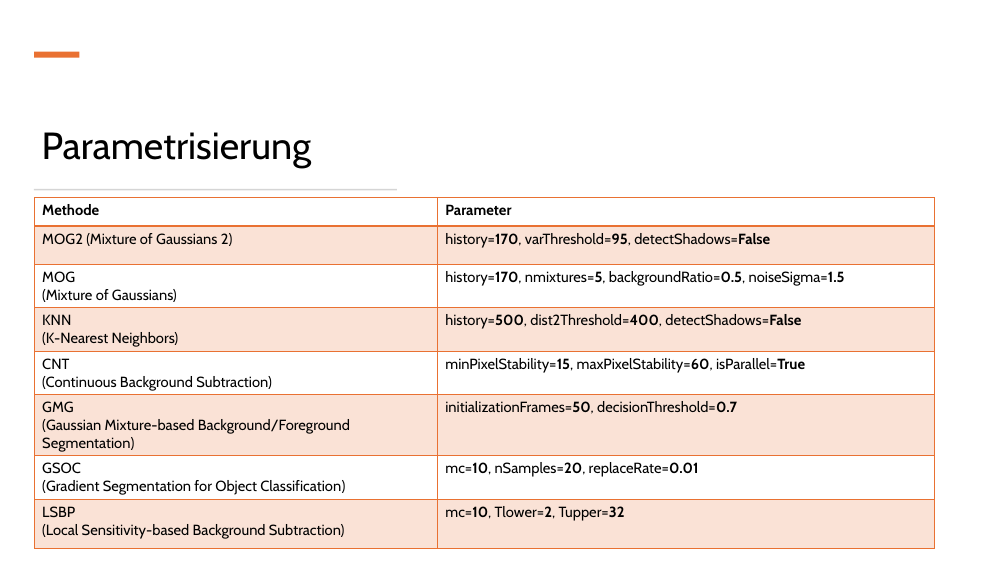
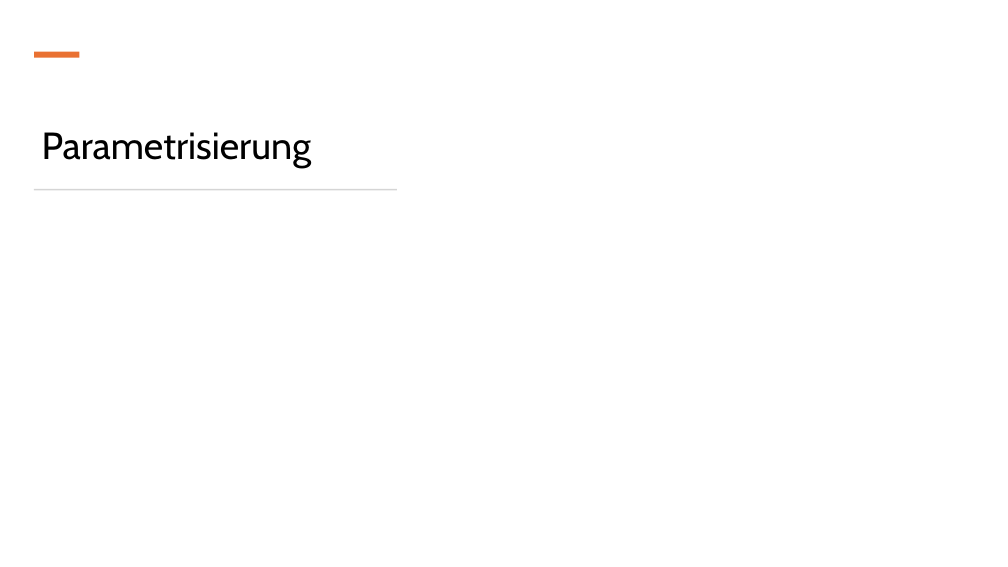
Before and after one commit to IntiGit/ComputerVisionGame, a slide deck: slide 10 of Präsentationen/Meilenstein_2.pptx. Drawn at 1008x567 pixels with LibreOffice and Linux fonts; fonts in the diff are those of the drawing. Boxes give left, top, right and bottom in pixels: in the first picture for what was removed or moved away, otherwise in the second. Text is boxed around its words. In the diff, an @@ line names an element or a change of style, - is before the commit and + after.

Commit message:
Parameter angepasst bei MOG2, Präsi überarbeitet

```diff
--- a/Präsentationen/Meilenstein_2.pptx
+++ b/Präsentationen/Meilenstein_2.pptx
@@ table removed at [35,198,935,546], 8 rows, 2 columns @@
-Methode | Parameter
-MOG2 (Mixture of Gaussians 2) | history=170, varThreshold=95, detectShadows=False
-MOG (Mixture of Gaussians) | history=170, nmixtures=5, backgroundRatio=0.5, noiseSigma=1.5
-KNN (K-Nearest Neighbors) | history=500, dist2Threshold=400, detectShadows=False
-CNT (Continuous Background Subtraction) | minPixelStability=15, maxPixelStability=60, isParallel=True
-GMG (Gaussian Mixture-based Background/Foreground Segmentation) | initializationFrames=50, decisionThreshold=0.7
-GSOC / (Gradient Segmentation for Object Classification) | mc=10, nSamples=20, replaceRate=0.01
-LSBP (Local Sensitivity-based Background Subtraction) | mc=10, Tlower=2, Tupper=32
```
Also in this commit, not shown: 3 other slides changed, 1 slide added, 1 slide removed, 15 other files.
